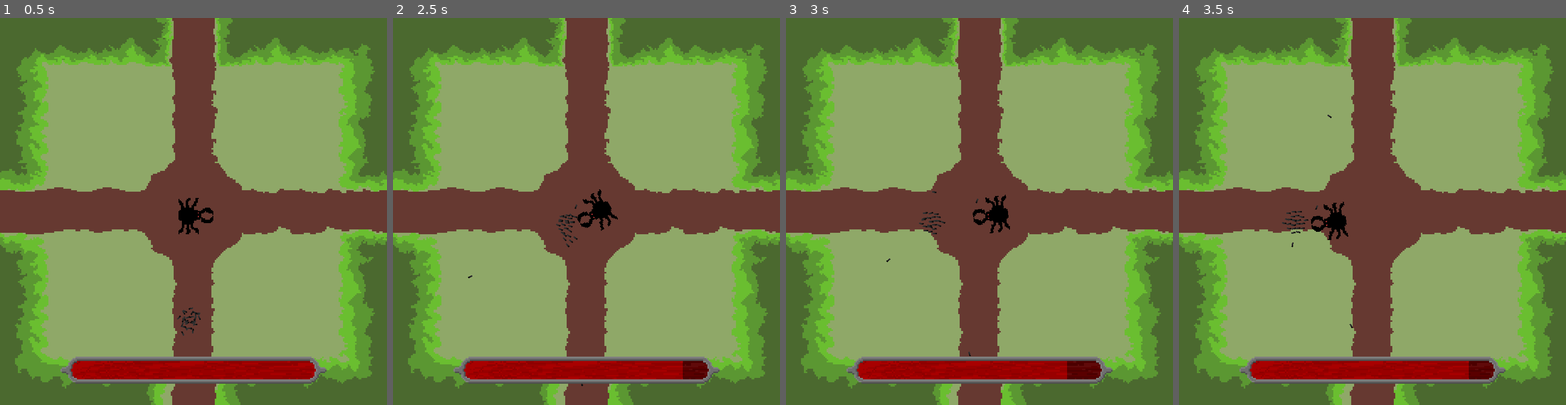
Above: before the commit, frames 1-4 (left to right).
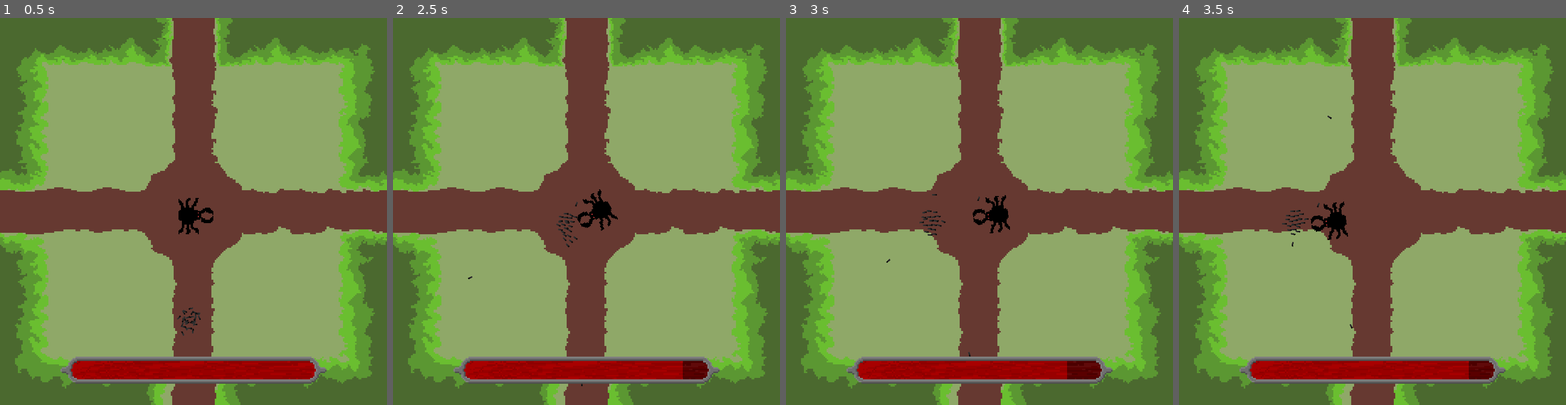
Above: after the commit, the same moments.

Repository: filvan1/LD56
Game: Godot game, scene res://scenes/main.tscn
The game is run twice, just before and just after one commit, with the same random seed, the same clock (stepped at 60 frames per second) and the same inputs.
Inputs:
- Up to frame 1 (0.5 s): no input
- Up to frame 2 (2.5 s): hold W (move_up) 0.53-2.03 s; tap Down (aim_down) at 0.6 s; tap Left (aim_left) at 1.35 s; hold A (move_left) from 2.03 s (still down); tap Right (aim_right) at 2.1 s
- Up to frame 3 (3 s): keep holding A (move_left); tap Up (aim_up) at 2.85 s
- Up to frame 4 (3.5 s): keep holding A (move_left)

Frame 1 is identical in both runs. In frame 2, less than 0.1% of the frame differs, in the area x 19-55%, y 44-96%; in frame 3, 0.1%; in frame 4, 0.2%, in the area x 26-45%, y 25-81%.

Commit message:
ant yeet meet wall

Diff:
--- a/scripts/ant.gd
+++ b/scripts/ant.gd
@@ -31,16 +31,6 @@
 
 # Called every frame. 'delta' is the elapsed time since the previous frame.
 func _process(delta: float) -> void:
-	if state == AntState.YEETING:
-		t += delta
-
-		if t > 1.0:
-			_land()
-		else:
-			position = origin + (target - origin) * t
-			position.y -= trajectory.sample(t)
-			rotation += delta
-
 	$CollisionShape2D.disabled = (state == AntState.HOMING or state == AntState.MURDERING or not alive)
 
 	if get_parent().get_swarming_ants().size() == 0 and self.alive and self.state == AntState.HOMING:
@@ -99,6 +89,22 @@
 		else:
 			sprite.play("idle")
 
+
+	if state == AntState.YEETING:
+		t += delta
+
+		if t > 1.0:
+			_land()
+		else:
+			var dst = (origin + (target - origin) * t)
+			dst.y -= trajectory.sample(t)
+
+			velocity = (dst - position) / delta
+			rotation += delta
+			if move_and_slide():
+				_land()
+
+
 func stop_murder():
 	print("murder done")
 	current_enemy = null
